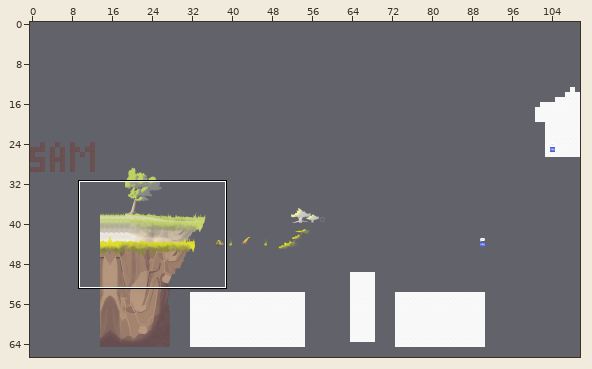
One commit to this Tiled map: assets/tilemaps/Alpha1.tmx. The picture above shows the old version from afar; the outline marks the close-up.
Close-up. Before the commit:
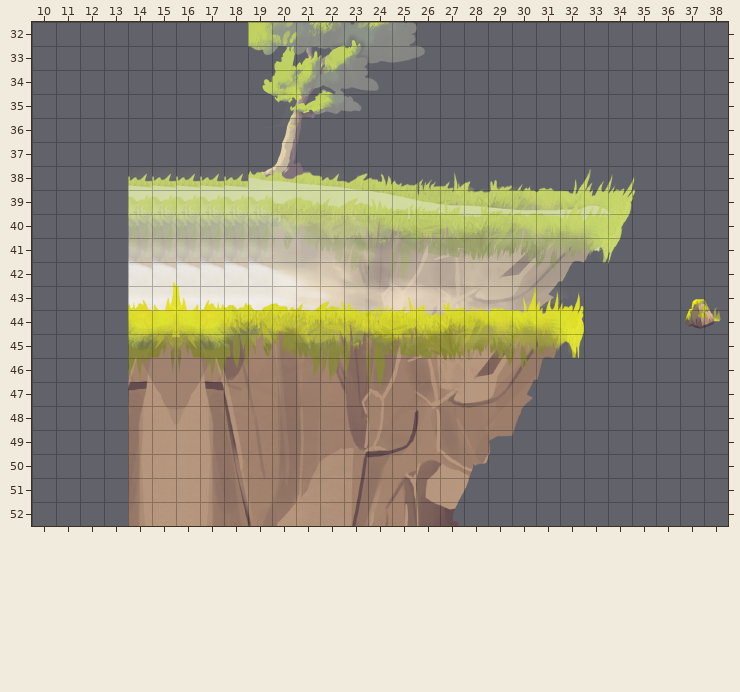
Cells are 64x64 px. Shown: x 10..38, y 32..52. The commit also changed other parts of the map, which this record leaves out. Layer "Herbe" is drawn 0,-14 px off the grid.
Once edited:
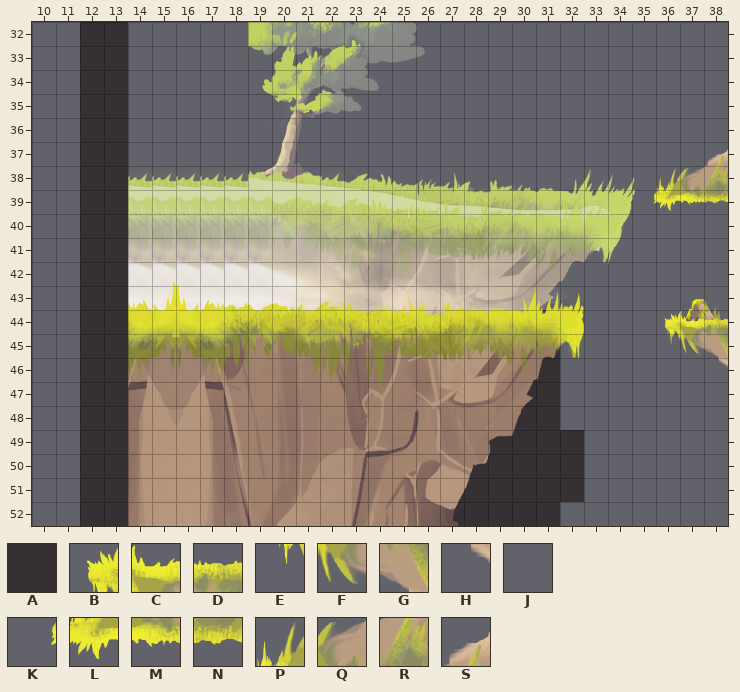
Key: from "Alpha_test1": A 7, B 14, C 15, D 16, E 42, F 43, G 44, H 72, J 487; from "test1": K 2251 flipped up-down, L 2252 flipped up-down, M 2253 flipped up-down, N 2254 flipped up-down, P 2324 flipped up-down, Q 2325 flipped up-down, R 2326 flipped up-down, S 2398 flipped up-down.
_ is an empty cell.
Tiles of an added or newly shown layer are drawn over the layers below it.
Change:
Layer "Sol" (now shown):
There is now tile A in rows 32 to 43 at x 12 to 13; in rows 44 to 46 at x 12 to 13 and 31; in rows 47 to 48 at x 12 to 13 and 30 to 31; in row 49 at x 12 to 13 and 29 to 32; in row 50 at x 12 to 13 and 28 to 32; in row 51 at x 12 to 13 and 27 to 32.
There is now tile A in row 52 at x 12 to 13 and 27 to 31.
There is now tile B in row 44 at x 36.
There is now tile C in row 44 at x 37.
There is now tile D in row 44 at x 38.
There is now tile E in row 45 at x 36.
There is now tile F in row 45 at x 37.
There is now tile G in row 45 at x 38.
There is now tile H in row 46 at x 38.
Layer "Herbe" (now shown):
There is now tile J in row 46 at x 31.
Layer "test":
There is now tile K in row 39 at x 35.
There is now tile L in row 39 at x 36.
There is now tile M in row 39 at x 37.
There is now tile N in row 39 at x 38.
There is now tile P in row 38 at x 36.
There is now tile Q in row 38 at x 37.
There is now tile R in row 38 at x 38.
There is now tile S in row 37 at x 38.
Changed places in both close-ups, as pixel boxes (x1, y1, x2, y2):
added: (80, 22, 128, 526)
added: (653, 149, 728, 211)
added: (453, 310, 584, 526)
added: (664, 311, 728, 367)
